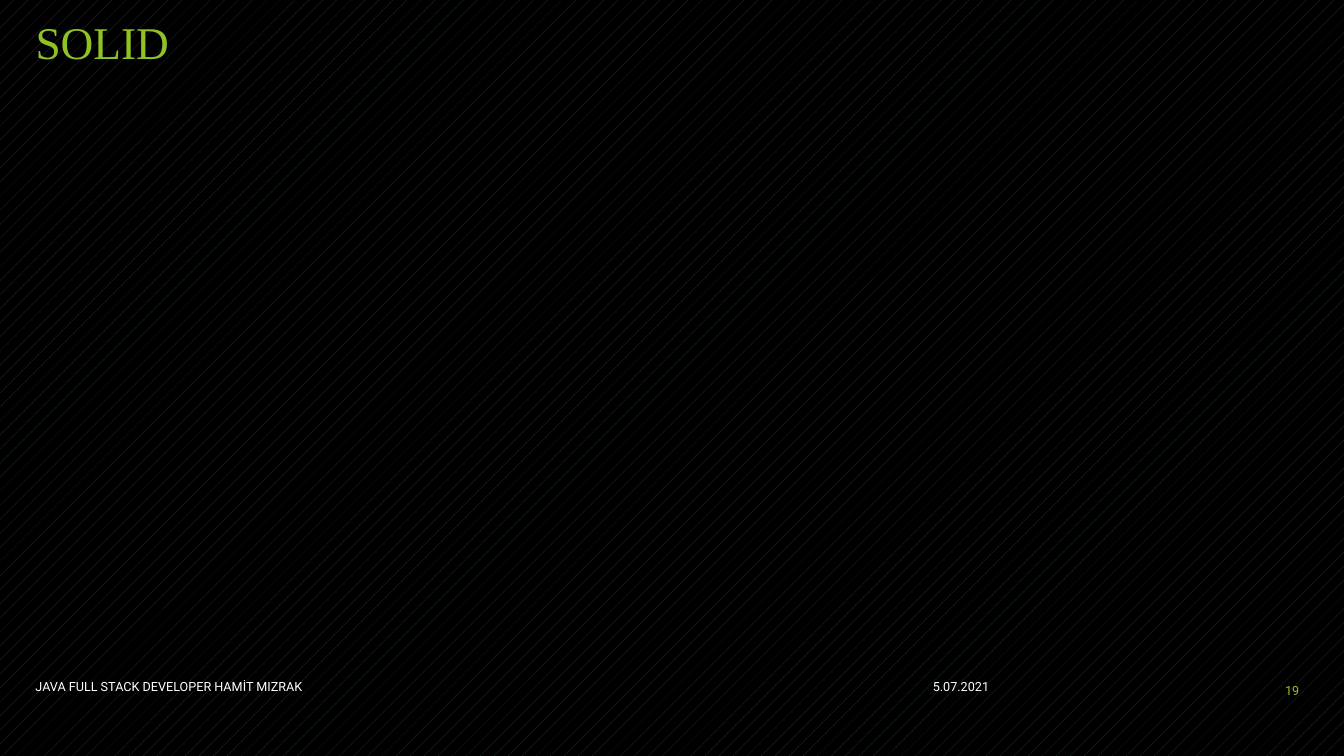
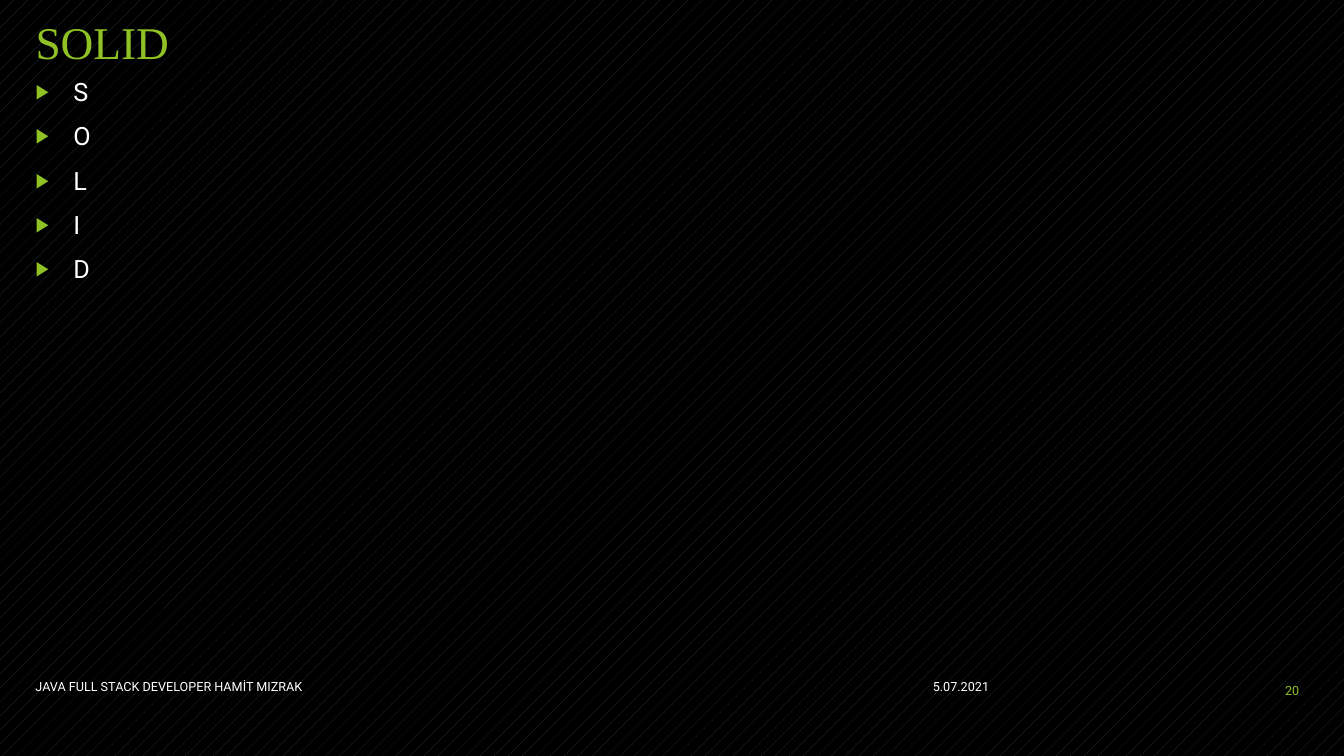
Before and after one commit to hamitmizrak/Staj-JavaEE-1, a slide deck: slide 20 of WebContent/egitim4/Java EE.pptx (slide 19 before the commit). Drawn at 1344x756 pixels with LibreOffice and Linux fonts; fonts in the diff are those of the drawing. Boxes give left, top, right and bottom in pixels: in the first picture for what was removed or moved away, otherwise in the second. Text is boxed around its words. In the diff, an @@ line names an element or a change of style, - is before the commit and + after.

```diff
--- a/WebContent/egitim4/Java EE.pptx
+++ b/WebContent/egitim4/Java EE.pptx
@@ text added at bbox=[73, 83, 90, 278], 18 pt, text #FFFFFF @@
+▶ S
+▶ O
+▶ L
+▶ I
+▶ D
@@ page number at bbox=[1285, 686, 1299, 695]: text changed @@
-19
+20
```
Also in this commit, not shown: 6 other slides changed, 2 slides added, 4 other files.
